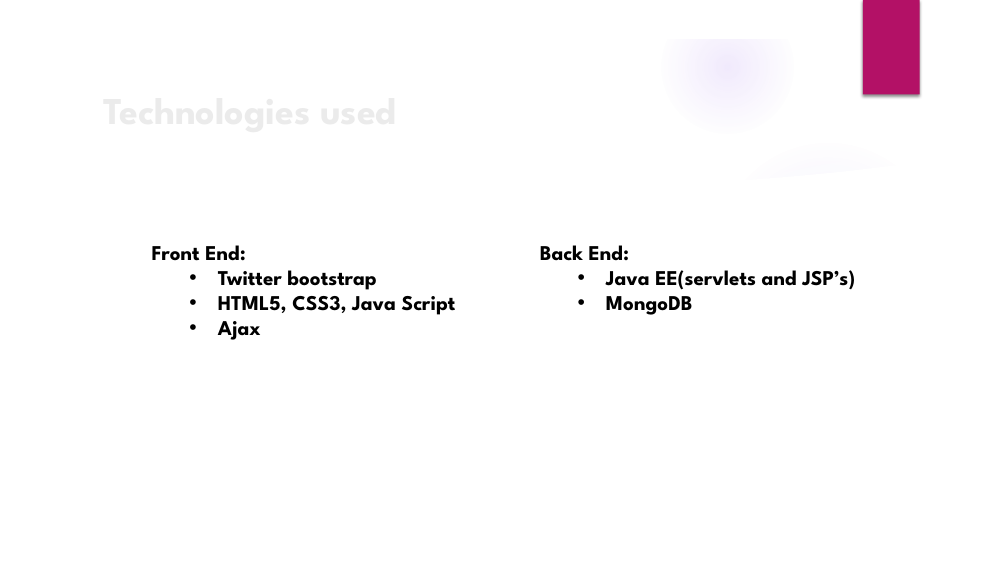
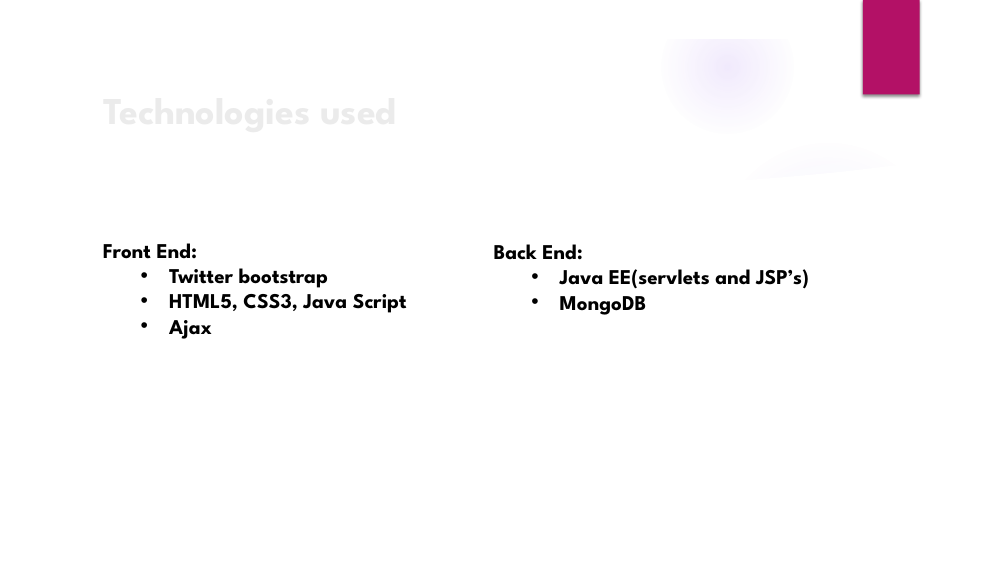
Before and after one commit to rahulponnada/YoTube-Redefining_YouTube, a slide deck: slide 5 of documentation/Yotube.pptx. Drawn at 1008x567 pixels with LibreOffice and Linux fonts; fonts in the diff are those of the drawing; background and template pictures are left out. Boxes give left, top, right and bottom in pixels: in the first picture for what was removed or moved away, otherwise in the second. Text is boxed around its words. In the diff, an @@ line names an element or a change of style, - is before the commit and + after.

```diff
--- a/documentation/Yotube.pptx
+++ b/documentation/Yotube.pptx
@@ text "Front End:": place and size @@
-text "Front End:" at (152, 245, 456, 340)
+text "Front End:" at (103, 243, 407, 339)
@@ text "Back End:": place and size @@
-text "Back End:" at (540, 245, 855, 315)
+text "Back End:" at (494, 244, 809, 315)
```
Also in this commit, not shown: 6 other slides changed.
